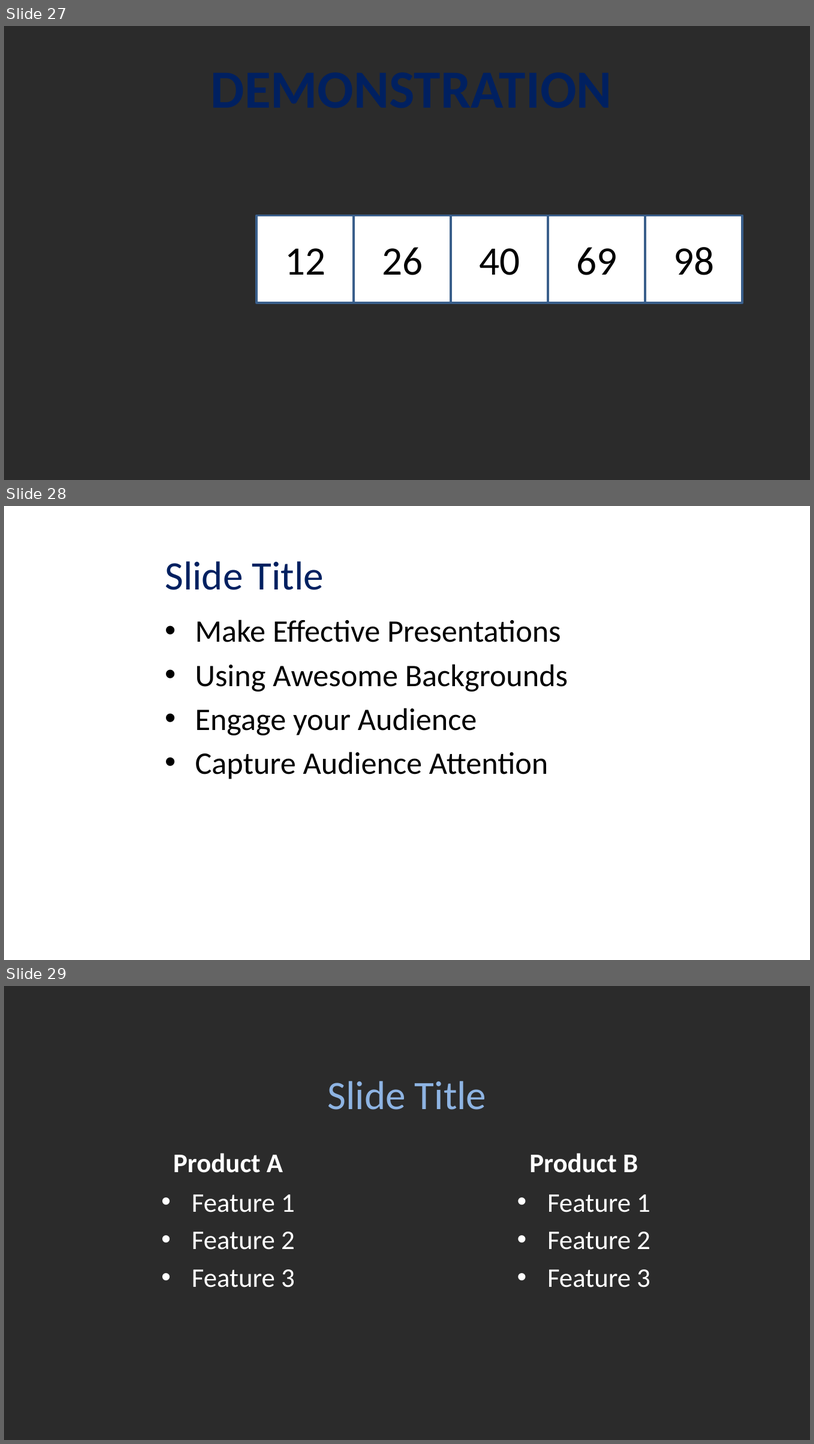
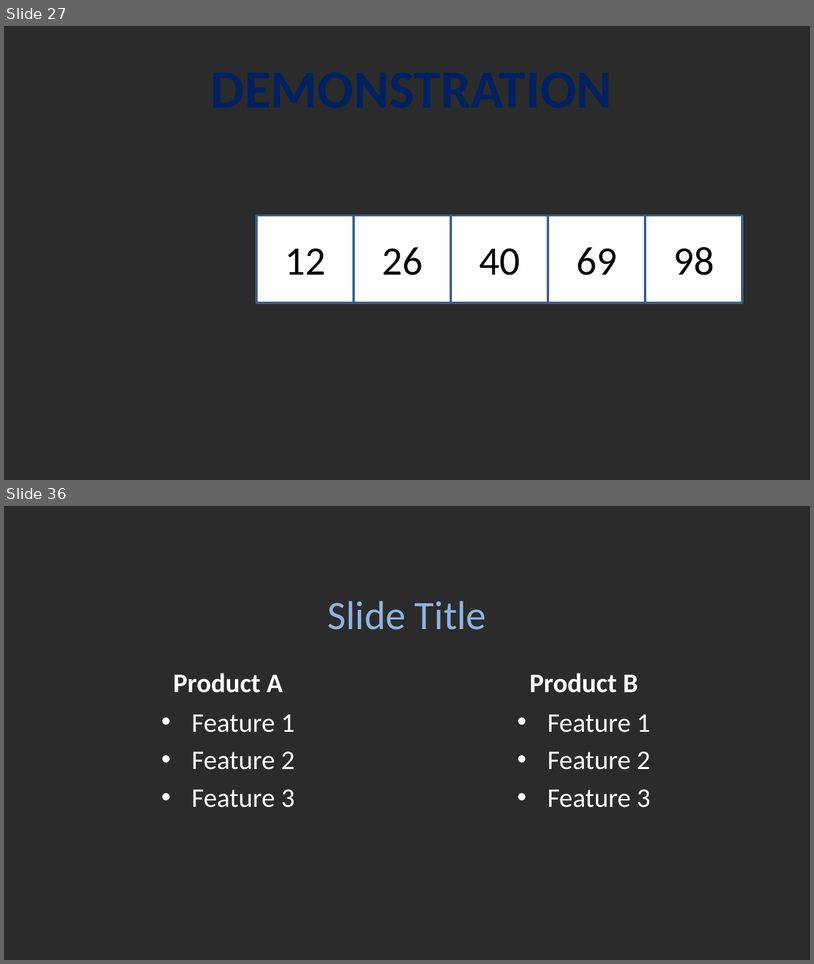
Before and after one commit to viettungvuong/Seminar, a slide deck: Seminar.pptx. Shown one above the other, each under a label of ours: slides 27, 28 and 29 before the commit, slides 27 and 36 after it; the slides between them are not shown. The pictures are 814x1444 and 814x964 pixels, drawn with LibreOffice and Linux fonts; fonts in the diff are those of the drawing; background and template pictures are left out; a plain dark background stands for a picture behind light text. Boxes give left, top, right and bottom in pixels: in the first picture for what was removed or moved away, otherwise in the second. Text is boxed around its words. In the diff, an @@ line names an element or a change of style, - is before the commit and + after.

```diff
--- a/Seminar.pptx
+++ b/Seminar.pptx
@@ slide 28 removed at [4, 506, 810, 960], background picture (left out) @@
@@ title removed at [165, 561, 324, 590] @@
-Slide Title
@@ text removed at [195, 619, 568, 779] @@
-• Make Effective Presentations
-• Using Awesome Backgrounds
-• Engage your Audience
-• Capture Audience Attention
@@ what was slide 29 is now slide 36 @@
```
Also in this commit, not shown: 8 slides added, 1 other file.
